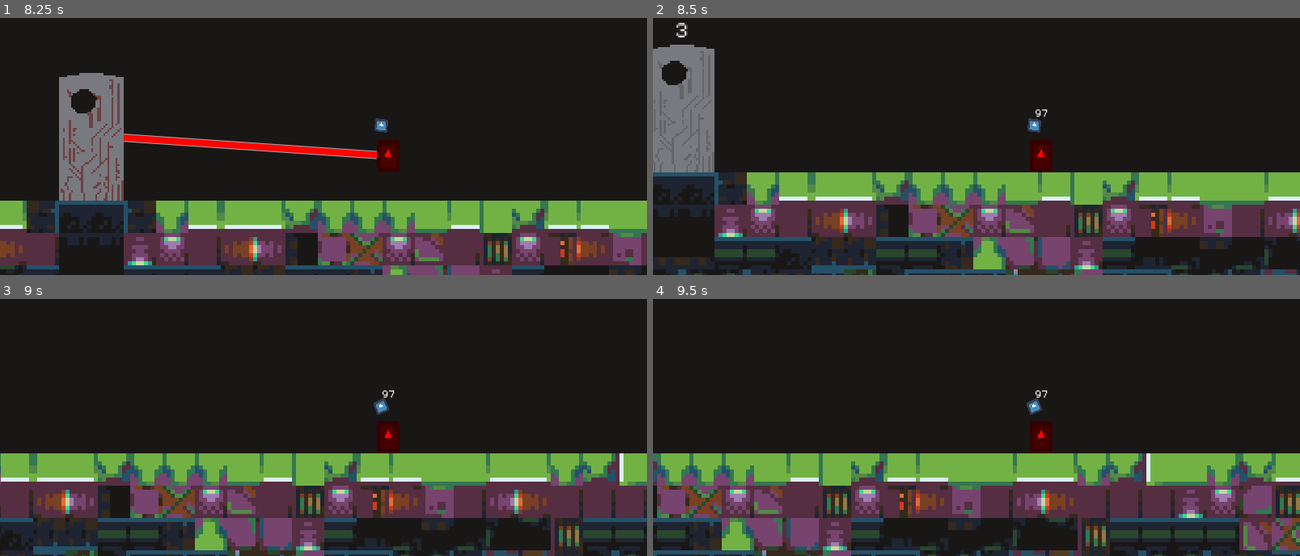
Above: before the commit, frames 1-4 (two rows, left to right).
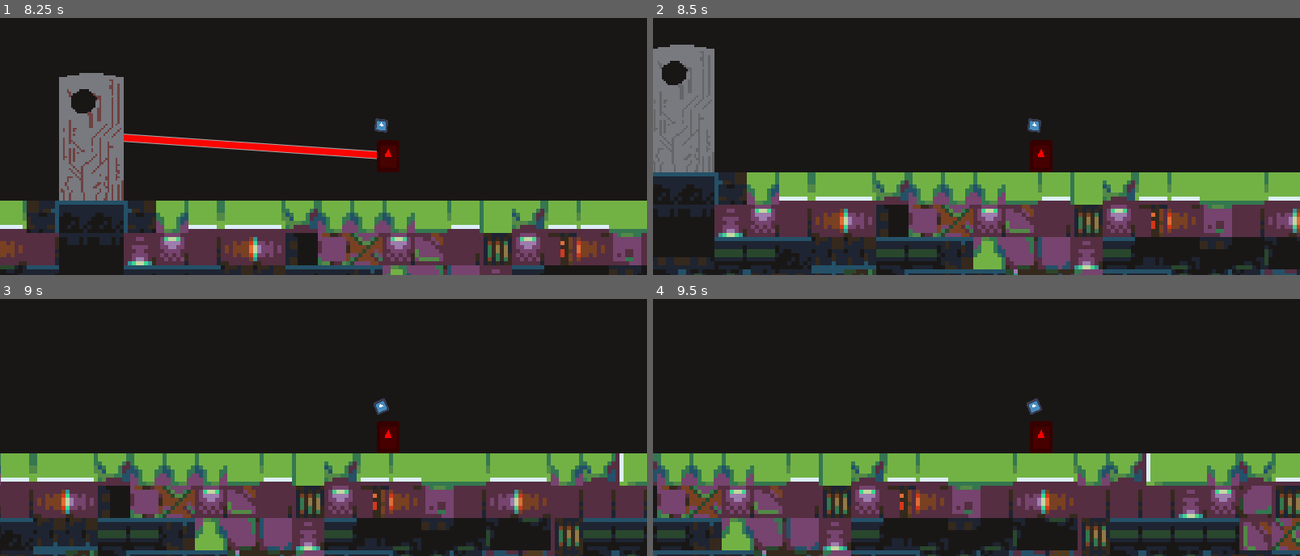
Above: after the commit, the same moments.

Repository: MHillier98/FeedThePillar
Game: Godot game, scene res://Scenes/TestScene.tscn
Same seed, same stepped clock (60 frames per second), same inputs: the game is played once before the commit and once after it. The engine's default icon, where the game draws it, is replaced by a stand-in: a white triangle on a blue panel in a dark square.
Inputs (mouse positions are in pixels of both pictures, inside the frame that each line leads up to):
- Up to frame 1 (8.25 s): tap Enter at 0.5 s; move the mouse to (465, 74) at 0.52 s; hold W (up) 0.53-1.28 s; hold D (right) 0.53-2.03 s; move the mouse to (194, 110) at 1.27 s; tap W (up) at 1.35, 1.52, 1.82, 2.85, 3.02, 3.32, 4.35, 4.52, 4.82, 5.85, 6.02, 6.32, 7.35, 7.52, 7.82 s; move the mouse to (outside the picture) at 2.02 s; hold A (left) 2.03-2.78 s; hold W (up) 2.03-2.78 s; move the mouse to (291, 167) at 2.77 s; hold D (right) 2.78-4.28 s; move the mouse to (517, 146) at 3.52 s; hold W (up) 3.53-4.28 s; move the mouse to (129, 38) at 4.27 s; hold A (left) 4.28-5.03 s; move the mouse to (355, 92) at 5.02 s; hold D (right) 5.03-5.78 s; hold W (up) 5.03-5.78 s; move the mouse to (outside the picture) at 5.77 s; hold A (left) 5.78-7.28 s; move the mouse to (465, 74) at 6.52 s; hold W (up) 6.53-7.28 s; move the mouse to (194, 110) at 7.27 s; hold D (right) from 7.28 s (still down); move the mouse to (outside the picture) at 8.02 s; hold W (up) from 8.03 s (still down)
- Up to frame 2 (8.5 s): keep holding D (right); keep holding W (up)
- Up to frame 3 (9 s): keep holding D (right); move the mouse to (291, 448) at 8.77 s; release W (up) at 8.78 s; tap W (up) at 8.85 s
- Up to frame 4 (9.5 s): keep holding D (right); tap W (up) at 9.02, 9.32 s

Frame 1 is identical in both runs. In frame 2, less than 0.1% of the frame differs, in the area x 3-61%, y 1-39%; in frame 3, less than 0.1%; in frame 4, less than 0.1%.
Error after the commit: Parse Error: Expected ',' or ')' (res://Scripts/GameController.gd:40)

Commit message:
Updated UI + code cleanup

Diff:
--- a/Scenes/TestScene.tscn
+++ b/Scenes/TestScene.tscn
@@ -9,7 +9,7 @@
 [node name="World" type="Node"]
 script = ExtResource( 4 )
 
-[node name="UI" type="Control" parent="."]
+[node name="PowerLine" type="Control" parent="."]
 anchor_right = 1.0
 anchor_bottom = 1.0
 script = ExtResource( 5 )
@@ -19,11 +19,21 @@
 }
 draw_colour = Color( 0, 1, 0.316667, 1 )
 
-[node name="Notes" type="Label" parent="UI"]
-margin_left = 150.653
-margin_top = -158.747
-margin_right = 502.653
-margin_bottom = -17.7471
+[node name="CanvasLayer" type="CanvasLayer" parent="."]
+
+[node name="HUD" type="Control" parent="CanvasLayer"]
+anchor_right = 1.0
+anchor_bottom = 1.0
+__meta__ = {
+"_edit_use_anchors_": false
+}
+
+[node name="Notes" type="Label" parent="CanvasLayer/HUD"]
+anchor_left = 0.5
+anchor_right = 0.5
+margin_left = -176.0
+margin_top = -109.0
+margin_right = 176.0
 text = "Theme: KEEP IT ALIVE
 Sub-theme: YOU ARE THE POWER SOURCE
 
@@ -31,6 +41,17 @@
 2- how does the player get more points?
 3- show the player accent colour as a backpack/line on character?
 4- ???"
+__meta__ = {
+"_edit_use_anchors_": false
+}
+
+[node name="Timer" type="Label" parent="CanvasLayer/HUD"]
+anchor_left = 0.5
+anchor_right = 0.5
+margin_left = -101.5
+margin_right = 101.5
+margin_bottom = 13.0
+align = 1
 __meta__ = {
 "_edit_use_anchors_": false
 }
@@ -56,5 +77,3 @@
 __meta__ = {
 "_edit_lock_": true
 }
-
-[node name="CanvasLayer" type="CanvasLayer" parent="."]
--- a/Scripts/GameController.gd
+++ b/Scripts/GameController.gd
@@ -2,23 +2,32 @@
 
 onready var player = $Player
 onready var pillar = $Pillar
-#onready var pointLabel = $UI/Points
-
-#export(int) var pillar_points = 0
+onready var timerPanel = $CanvasLayer/HUD/Timer
 
 var timer = 0
 
-func _process(_delta):
+var time = 0
+var time_mult = 1.0
+var paused = false
+
+func _ready():
+	set_process(true)
+
+func _process(delta):
 	if timer > 500:
 		update_points()
 		timer = 0
 	timer += 1
 
+	if not paused:
+		time += delta * time_mult
+		timerPanel.text = "Survival Time: " + str(int(time)) + "s"
+
 func update_points():
 	var player_pos = player.global_position
-	var fire_pos = pillar.global_position
-	if player_pos.distance_to(fire_pos) < 350:
-		var distance = clamp(player_pos.distance_to(fire_pos)/20, 0, 100)
+	var pillar_pos = pillar.global_position
+	if player_pos.distance_to(pillar_pos) < 350:
+		var distance = clamp(player_pos.distance_to(pillar_pos)/20, 0, 100)
 		var points = int(clamp(20 - distance, 0, 20))
 
 		var old_player_points = player.get_points()
@@ -27,6 +36,4 @@
 
 		var points_difference = old_player_points - player_points
 		if points_difference > 0:
-			pillar.add_points(points_difference)
-#			pillar_points += points_difference
-#			pointLabel.text = str(pillar_points)
+			pillar.add_points(points_difference
--- a/Scripts/UI.gd
+++ b/Scripts/UI.gd
@@ -16,18 +16,18 @@
 
 func _draw():
 	var player_pos = player.global_position
-	var fire_pos = pillar.global_position
+	var pillar_pos = pillar.global_position
 
-	if player_pos.distance_to(fire_pos) < 350:
-		var distance = clamp(player_pos.distance_to(fire_pos) / 3, 0, 100)
+	if player_pos.distance_to(pillar_pos) < 350:
+		var distance = clamp(player_pos.distance_to(pillar_pos) / 3, 0, 100)
 
 		# https://stackoverflow.com/questions/340209/generate-colors-between-red-and-green-for-a-power-meter
 		var r = (255 * distance) / 100
 		var g = (255 * (100 - distance)) / 100
 		draw_colour = Color(r / 255, g / 255, 0)
 
-		draw_line(player_pos, fire_pos, Color.darkgray, 7, true) # set a background / outline
-		draw_line(player_pos, fire_pos, draw_colour, 6, true) # set the line's colour
+		draw_line(player_pos, pillar_pos, Color.darkgray, 7, true) # set a background / outline
+		draw_line(player_pos, pillar_pos, draw_colour, 6, true) # set the line's colour
 
 		pillar.modulate = Color(draw_colour.r, draw_colour.g, draw_colour.b, pillar.get_modulate().a) # set the pillar's accent colour
 		player.find_node("BodySprite").modulate = draw_colour # set the player's body colour
